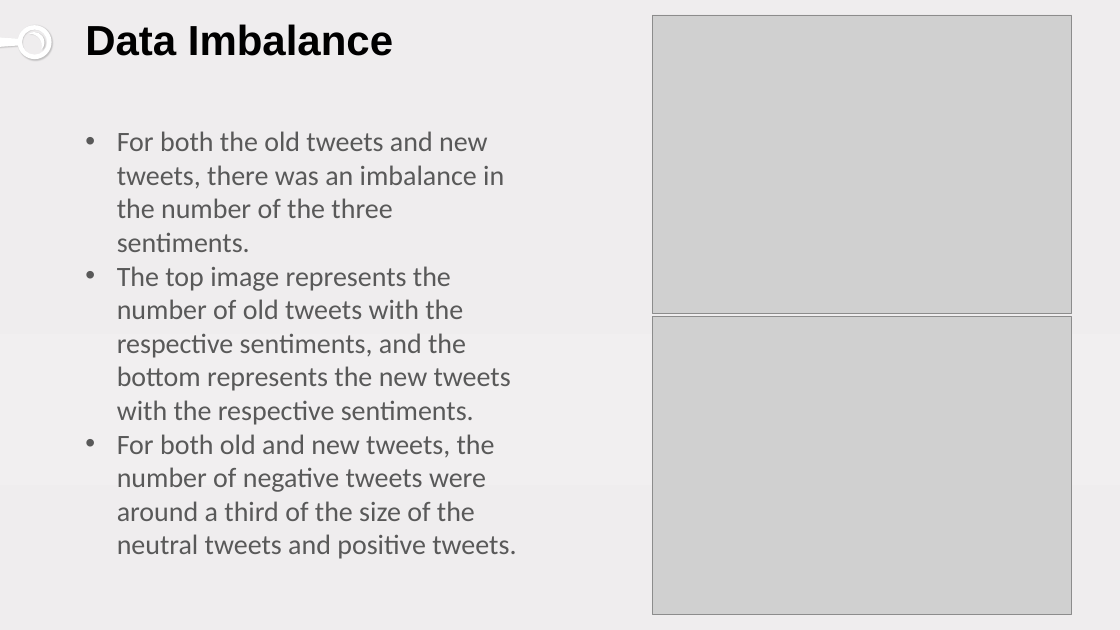
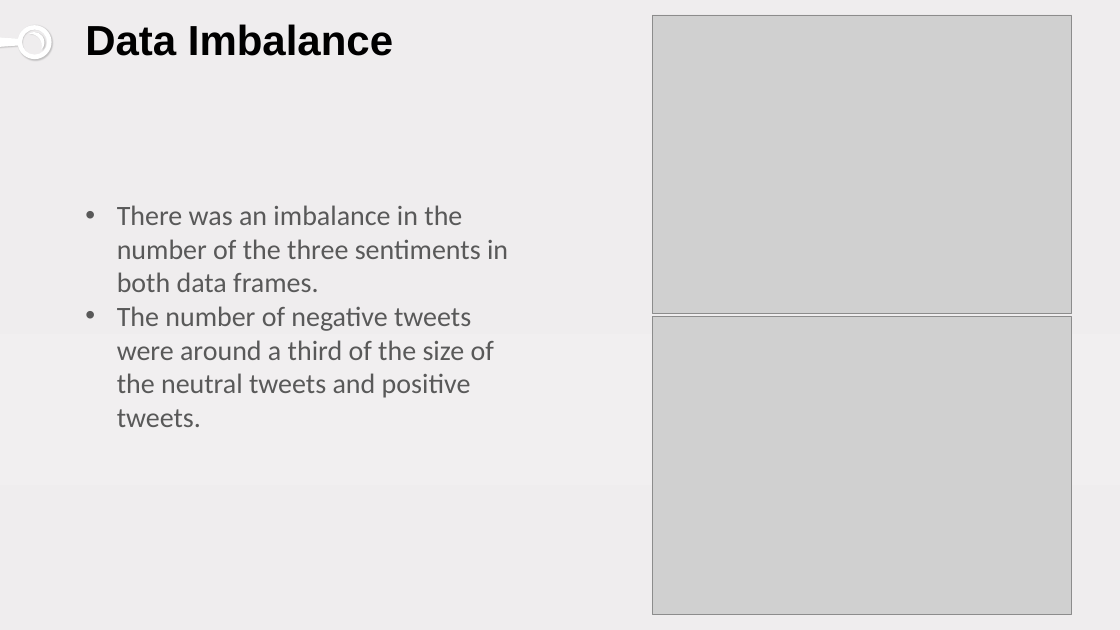
Before and after one commit to samlimish/Project5, a slide deck: slide 4 of twitter.pptx. Drawn at 1120x630 pixels with LibreOffice and Linux fonts; fonts in the diff are those of the drawing; grey boxes stand for pictures. Boxes give left, top, right and bottom in pixels: in the first picture for what was removed or moved away, otherwise in the second. Text is boxed around its words. In the diff, an @@ line names an element or a change of style, - is before the commit and + after.

Commit message:
final update for ppt

```diff
--- a/twitter.pptx
+++ b/twitter.pptx
@@ text at (117,205,508,427): text changed @@
-• For both the old tweets and new tweets, there was an imbalance in the number of the three sentiments.
-• The top image represents the number of old tweets with the respective sentiments, and the bottom represents the new tweets with the respective sentiments.
-• For both old and new tweets, the number of negative tweets were around a third of the size of the neutral tweets and positive tweets.
+• There was an imbalance in the number of the three sentiments in both data frames.
+• The number of negative tweets were around a third of the size of the neutral tweets and positive tweets.
```
Also in this commit, not shown: 1 other file.
